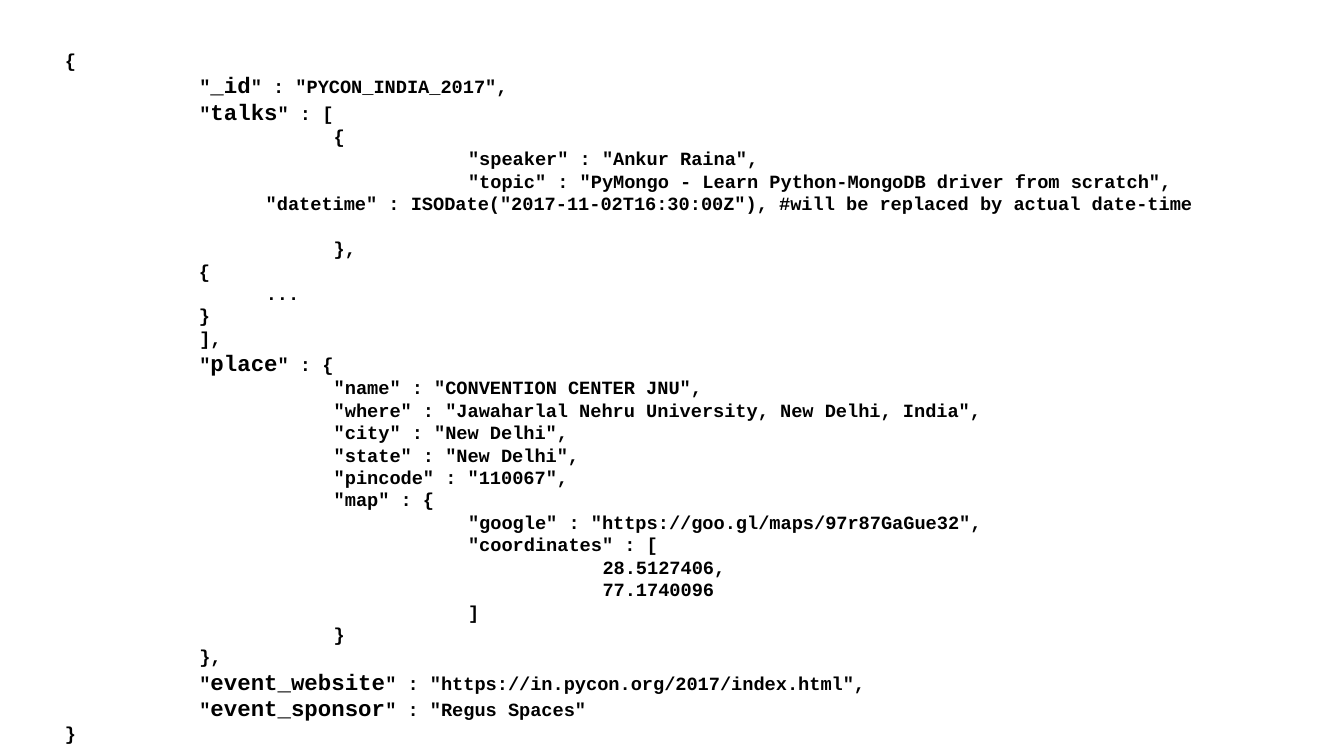
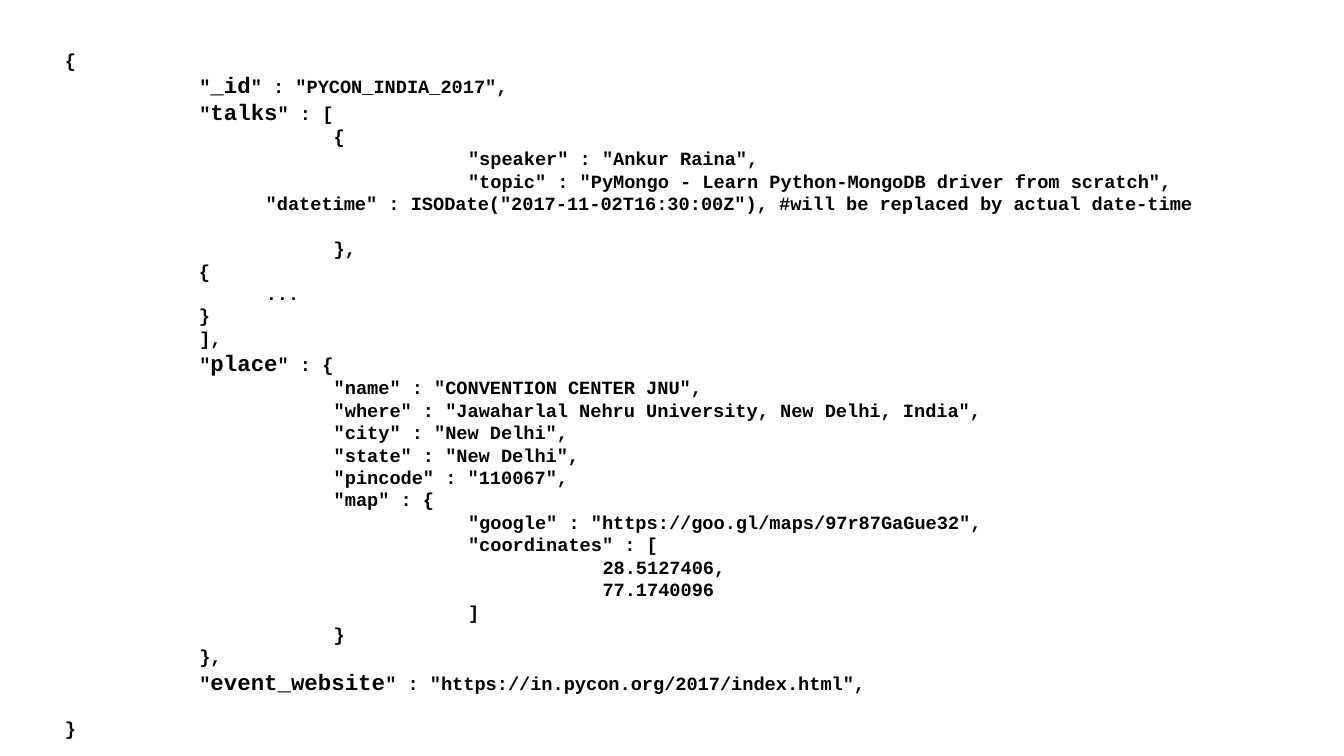
Before and after one commit to Ankur10gen/PyCon, a slide deck: slide 1 of PyConIndia/PyMongo for PyCon - First Draft.pptx. Drawn at 1344x756 pixels with LibreOffice and Linux fonts; fonts in the diff are those of the drawing. Boxes give left, top, right and bottom in pixels: in the first picture for what was removed or moved away, otherwise in the second. Text is boxed around its words. In the diff, an @@ line names an element or a change of style, - is before the commit and + after.

```diff
--- a/PyConIndia/PyMongo for PyCon - First Draft.pptx
+++ b/PyConIndia/PyMongo for PyCon - First Draft.pptx
@@ text at (x1=210, y1=355, x2=982, y2=694): text changed @@
-}
-],
-"place" : {
-"name" : "CONVENTION CENTER JNU",
-"where" : "Jawaharlal Nehru University, New Delhi, India",
-"city" : "New Delhi",
-"state" : "New Delhi",
-"pincode" : "110067",
-"map" : {
-"google" : "https://goo.gl/maps/97r87GaGue32",
-"coordinates" : [
-28.5127406,
-77.1740096
-]
-}
-},
-"event_website" : "https://in.pycon.org/2017/index.html",
-"event_sponsor" : "Regus Spaces"
-}
+}
+],
+"place" : {
+"name" : "CONVENTION CENTER JNU",
+"where" : "Jawaharlal Nehru University, New Delhi, India",
+"city" : "New Delhi",
+"state" : "New Delhi",
+"pincode" : "110067",
+"map" : {
+"google" : "https://goo.gl/maps/97r87GaGue32",
+"coordinates" : [
+28.5127406,
+77.1740096
+]
+}
+},
+"event_website" : "https://in.pycon.org/2017/index.html",
+}
```
Also in this commit, not shown: 1 other file.
